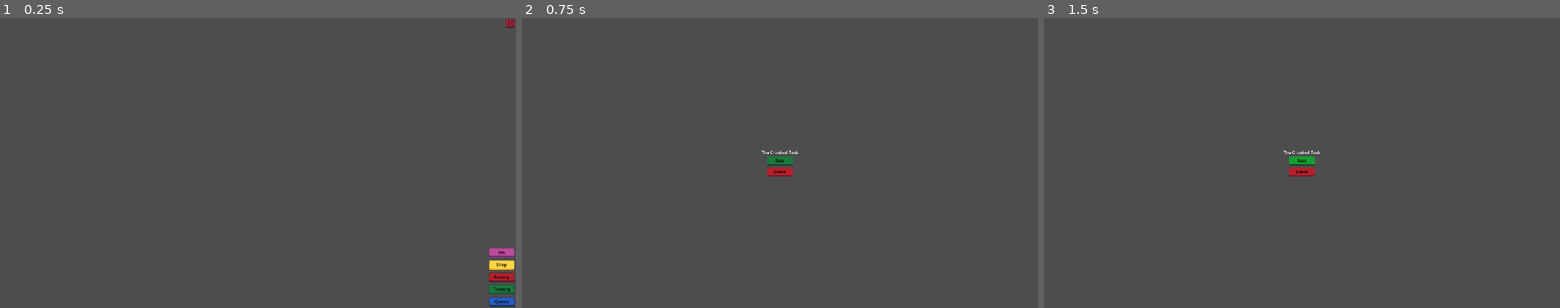
Above: before the commit, frames 1-3 (left to right).
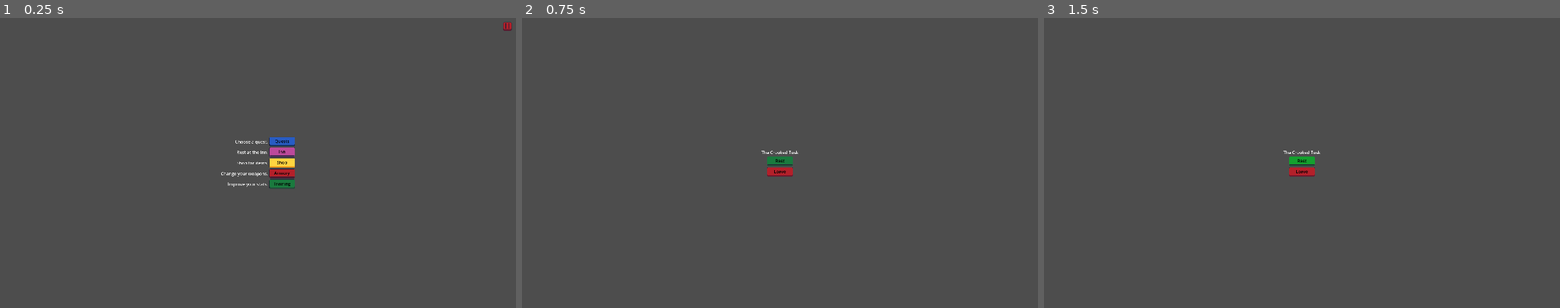
Above: after the commit, the same moments.

Repository: navtges3/PixelValley
Game: Godot game, scene res://scenes/ui/screens/village_screen.tscn
Same seed, same stepped clock (60 frames per second), same inputs: the game is played once before the commit and once after it. This scene is started directly instead of the project's main scene.
Inputs:
- Up to frame 1 (0.25 s): no input
- Up to frame 2 (0.75 s): click "Inn" at 0.5 s
- Up to frame 3 (1.5 s): click "Rest" at 1.25 s

The runs differ from the first frame. In frame 1, 1.9% of the frame differs, in the area x 42-100%, y 0-100%; in frame 2, nothing differs; in frame 3, nothing differs.
Error in both runs: Invalid access to property or key 'shop' on a base object of type 'Nil'. (res://scripts/ui/screens/village_screen.gd:7)

Commit message:
Update village screen layout and refactor quest button logic

Diff:
--- a/scenes/ui/screens/village_screen.tscn
+++ b/scenes/ui/screens/village_screen.tscn
@@ -25,10 +25,10 @@
 anchor_bottom = 1.0
 grow_horizontal = 2
 grow_vertical = 2
-theme_override_constants/margin_left = 5
-theme_override_constants/margin_top = 5
-theme_override_constants/margin_right = 5
-theme_override_constants/margin_bottom = 5
+theme_override_constants/margin_left = 16
+theme_override_constants/margin_top = 16
+theme_override_constants/margin_right = 16
+theme_override_constants/margin_bottom = 16
 
 [node name="PauseButton" type="Button" parent="UIRoot" unique_id=71872494]
 custom_minimum_size = Vector2(32, 32)
@@ -37,49 +37,74 @@
 size_flags_vertical = 0
 theme = ExtResource("3_o0vxf")
 
-[node name="VillageActions" type="VBoxContainer" parent="UIRoot" unique_id=571421781]
+[node name="GridContainer" type="GridContainer" parent="UIRoot" unique_id=163508055]
 layout_mode = 2
-size_flags_horizontal = 8
-size_flags_vertical = 8
-theme_override_constants/separation = 10
+size_flags_horizontal = 4
+size_flags_vertical = 4
+columns = 2
 
-[node name="InnButton" type="Button" parent="UIRoot/VillageActions" unique_id=1161979244]
+[node name="QuestLabel" type="Label" parent="UIRoot/GridContainer" unique_id=18049282]
+layout_mode = 2
+text = "Choose a quest."
+horizontal_alignment = 2
+
+[node name="QuestsButton" type="Button" parent="UIRoot/GridContainer" unique_id=632070655]
+custom_minimum_size = Vector2(96, 32)
+layout_mode = 2
+theme = ExtResource("5_yofci")
+text = "Quests"
+
+[node name="InnLabel" type="Label" parent="UIRoot/GridContainer" unique_id=895958448]
+layout_mode = 2
+text = "Rest at the Inn."
+horizontal_alignment = 2
+
+[node name="InnButton" type="Button" parent="UIRoot/GridContainer" unique_id=1161979244]
 custom_minimum_size = Vector2(96, 32)
 layout_mode = 2
 theme = ExtResource("5_o0vxf")
 text = "Inn"
 
-[node name="ShopButton" type="Button" parent="UIRoot/VillageActions" unique_id=1961446170]
+[node name="ShopLabel" type="Label" parent="UIRoot/GridContainer" unique_id=1648720875]
+layout_mode = 2
+text = "Shop for items."
+horizontal_alignment = 2
+
+[node name="ShopButton" type="Button" parent="UIRoot/GridContainer" unique_id=1961446170]
 custom_minimum_size = Vector2(96, 32)
 layout_mode = 2
 theme = ExtResource("6_6cp2h")
 text = "Shop"
 
-[node name="ArmoryButton" type="Button" parent="UIRoot/VillageActions" unique_id=1050058891]
+[node name="ArmoryLabel" type="Label" parent="UIRoot/GridContainer" unique_id=288062381]
+layout_mode = 2
+text = "Change your weapons."
+horizontal_alignment = 2
+
+[node name="ArmoryButton" type="Button" parent="UIRoot/GridContainer" unique_id=1050058891]
 custom_minimum_size = Vector2(96, 32)
 layout_mode = 2
 theme = ExtResource("6_dtw0c")
 text = "Armory"
 
-[node name="TrainingButton" type="Button" parent="UIRoot/VillageActions" unique_id=1397990016]
+[node name="TrainingLabel" type="Label" parent="UIRoot/GridContainer" unique_id=1818352369]
+layout_mode = 2
+text = "Improve your stats."
+horizontal_alignment = 2
+
+[node name="TrainingButton" type="Button" parent="UIRoot/GridContainer" unique_id=1397990016]
 custom_minimum_size = Vector2(96, 32)
 layout_mode = 2
 theme = ExtResource("8_m0hxj")
 text = "Training
 "
 
-[node name="QuestsButton" type="Button" parent="UIRoot/VillageActions" unique_id=632070655]
-custom_minimum_size = Vector2(96, 32)
-layout_mode = 2
-theme = ExtResource("5_yofci")
-text = "Quests"
-
 [node name="PauseWindow" parent="." unique_id=917561531 instance=ExtResource("7_csxqu")]
 visible = false
 
 [connection signal="pressed" from="UIRoot/PauseButton" to="." method="_on_pause_button_pressed"]
-[connection signal="pressed" from="UIRoot/VillageActions/InnButton" to="." method="_on_inn_button_pressed"]
-[connection signal="pressed" from="UIRoot/VillageActions/ShopButton" to="." method="_on_shop_button_pressed"]
-[connection signal="pressed" from="UIRoot/VillageActions/ArmoryButton" to="." method="_on_armory_button_pressed"]
-[connection signal="pressed" from="UIRoot/VillageActions/TrainingButton" to="." method="_on_training_button_pressed"]
-[connection signal="pressed" from="UIRoot/VillageActions/QuestsButton" to="." method="_on_quests_button_pressed"]
+[connection signal="pressed" from="UIRoot/GridContainer/QuestsButton" to="." method="_on_quests_button_pressed"]
+[connection signal="pressed" from="UIRoot/GridContainer/InnButton" to="." method="_on_inn_button_pressed"]
+[connection signal="pressed" from="UIRoot/GridContainer/ShopButton" to="." method="_on_shop_button_pressed"]
+[connection signal="pressed" from="UIRoot/GridContainer/ArmoryButton" to="." method="_on_armory_button_pressed"]
+[connection signal="pressed" from="UIRoot/GridContainer/TrainingButton" to="." method="_on_training_button_pressed"]
--- a/scripts/ui/screens/village_screen.gd
+++ b/scripts/ui/screens/village_screen.gd
@@ -12,6 +12,9 @@
 func _on_pause_button_pressed():
 	pause_window.popup_centered()
 
+func _on_quests_button_pressed():
+	ScreenManager.go_to_screen(ScreenManager.ScreenName.QUEST)
+
 func _on_inn_button_pressed():
 	ScreenManager.go_to_screen(ScreenManager.ScreenName.INN)
 
@@ -24,9 +27,6 @@
 func _on_training_button_pressed():
 	ScreenManager.go_to_screen(ScreenManager.ScreenName.TRAINING)
 
-func _on_quests_button_pressed():
-	ScreenManager.go_to_screen(ScreenManager.ScreenName.QUEST)
-
 func _input(event: InputEvent) -> void:
 	if event.is_action_pressed("ui_cancel") and not pause_window.is_visible():
 		_on_pause_button_pressed()
